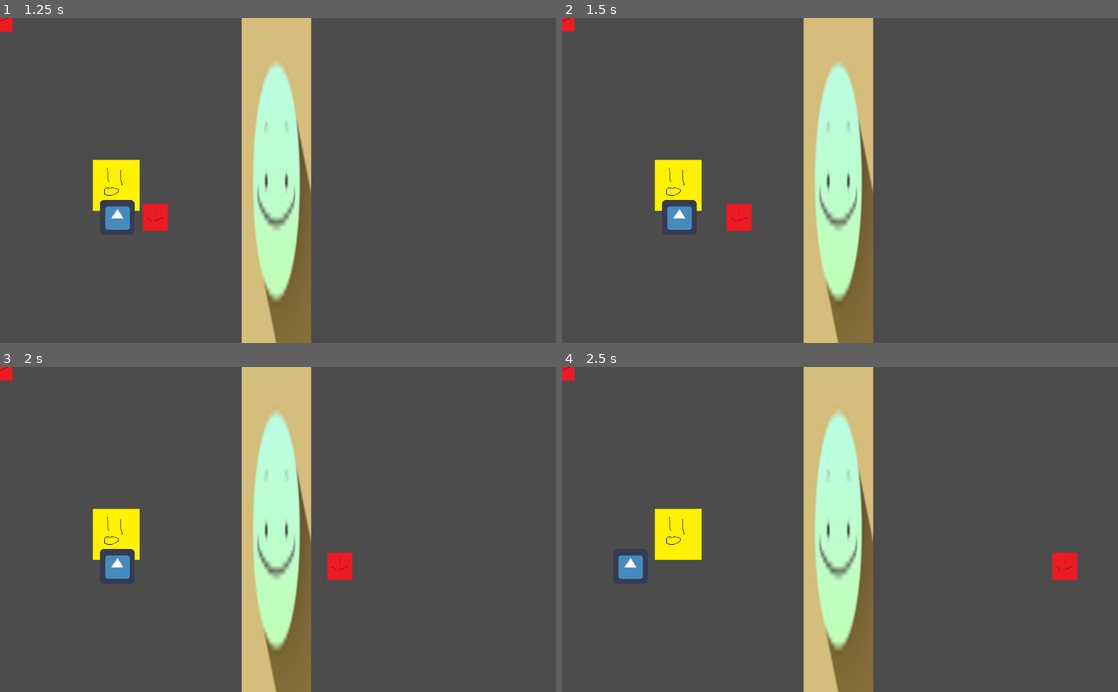
Above: before the commit, frames 1-4 (two rows, left to right).
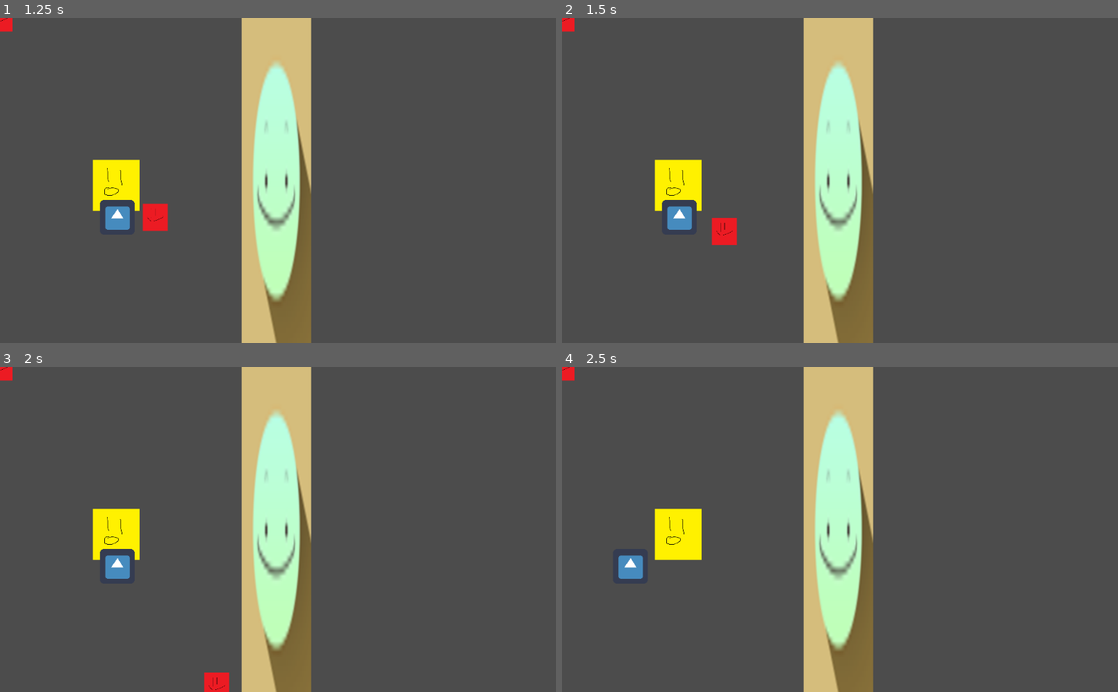
Above: after the commit, the same moments.

Repository: Lucianono/DinerWithMonster
Game: Godot game, scene res://on-site.tscn
The game is run twice, just before and just after one commit, with the same random seed, the same clock (stepped at 60 frames per second) and the same inputs. The engine's default icon, where the game draws it, is replaced by a stand-in: a white triangle on a blue panel in a dark square.
Inputs (mouse positions are in pixels of both pictures, inside the frame that each line leads up to):
- Up to frame 1 (1.25 s): tap Enter at 0.5 s; move the mouse to (250, 245) at 0.52 s; hold Up (ui_up) from 0.53 s (still down); click (250, 245) at 0.67 s
- Up to frame 2 (1.5 s): keep holding Up (ui_up); tap Space at 1.25 s; move the mouse to (1006, 229) at 1.27 s; click (1006, 229) at 1.42 s
- Up to frame 3 (2 s): keep holding Up (ui_up)
- Up to frame 4 (2.5 s): move the mouse to (673, 480) at 2.02 s; release Up (ui_up) at 2.03 s; hold Left (ui_left) from 2.03 s (still down); click (673, 480) at 2.17 s

Frame 1 is identical in both runs. In frame 2, 0.6% of the frame differs, in the area x 26-35%, y 57-70%; in frame 3, 0.7%, in the area x 36-64%, y 57-100%; in frame 4, 0.4%.

Commit message:
added dumb aiming

Diff:
--- a/ingredient-entity.gd
+++ b/ingredient-entity.gd
@@ -4,6 +4,8 @@
 var isPlayerThrowing = false
 var global_ingr_name = null
 var screensize
+
+var slope_vector
 
 func _ready():
 	screensize = get_viewport_rect().size
@@ -23,13 +25,13 @@
 	if area.get_name() == "caldo-area" && !isPlayerThrowing:
 		isPlayerHolding = true
 
-func _process(_delta):
+func _process(delta):
 	if isPlayerHolding && !isPlayerThrowing:
 		set_position(get_node("/root/Node2D/Caldo-player").get_position()+Vector2(70,0))
 	elif !isPlayerHolding && isPlayerThrowing:
-		set_position(position + Vector2(10,0))
+		set_position(position + slope_vector * delta)
 
-	if position.x > screensize.x:
+	if position.x > screensize.x || position.y > screensize.y:
 		queue_free()
 
 func _unhandled_input(event):
@@ -39,3 +41,8 @@
 				print("ingr freed ", event.position)
 				isPlayerHolding = false
 				isPlayerThrowing = true
+
+				var slope = (event.position.y - position.y)/(event.position.x - position.x)
+				var yintercept = position.y - (slope * position.x)
+				slope_vector = Vector2(200,(slope * event.position.x)+yintercept)
+				print(slope,  " and " ,yintercept)
